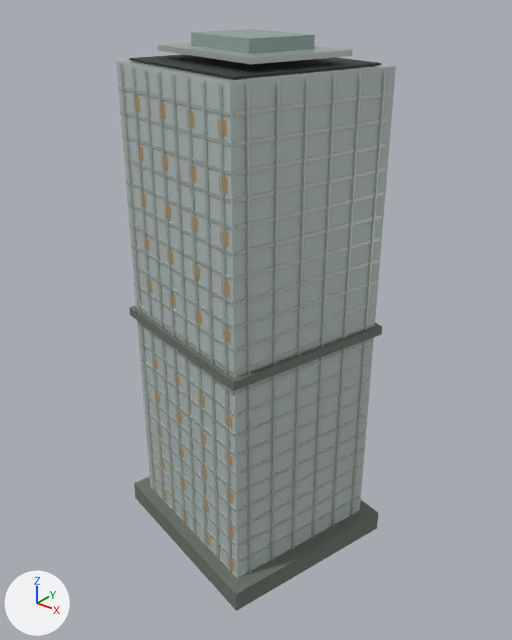
What one commit did to the Blender file landmarks/assets/bytedance-houhai.blend.
Before and after are seen from a 50 mm camera at (122.8, -151.7, 169.7) aimed at (1.6, -0.2, 75.7). The axes (+X, +Y, +Z) are drawn at lower left. The lights are the same throughout. The older version comes first.

Objects in the first picture: 'crown_box', 'crown_box.001', 'envelope', 'fins', 'floor_bands', 'night_windows', 'podium', 'refuge_belt', 'roof_deck'.
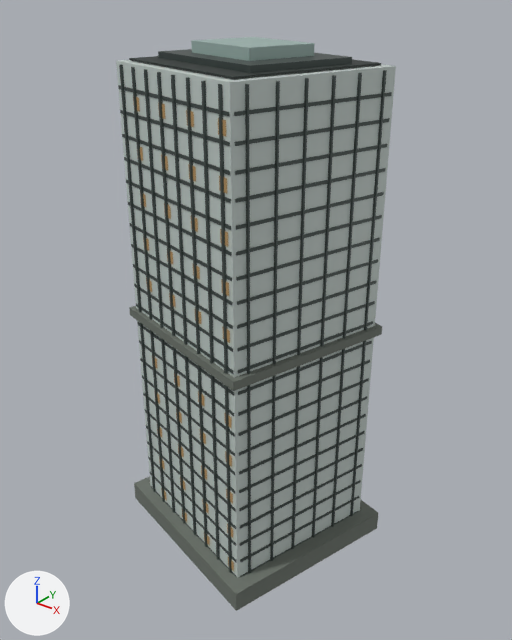
Location of each change, (x1, y1, x2, y2) in pixels of the pictures (512 x 640 px):
```json
{"object": "fins", "change": "recoloured", "before": [119, 64, 387, 573], "after": [119, 64, 387, 573]}
{"object": "floor_bands", "change": "recoloured", "before": [118, 85, 392, 577], "after": [118, 85, 392, 577]}
{"object": "crown_box", "change": "recoloured, reshaped", "before": [158, 43, 353, 64], "after": [158, 49, 352, 73], "on screen": "14% taller"}
{"object": "crown_box.001", "change": "reshaped", "before": [191, 29, 315, 54], "after": [191, 37, 314, 61]}
{"part": 1, "of": "me_crown_box", "change": "rebuilt", "after": [158, 49, 352, 73], "on screen": "not visible before"}
{"part": 2, "of": "me_crown_box", "change": "deleted", "before": [158, 45, 250, 64]}
{"part": 3, "of": "me_crown_box", "change": "deleted", "before": [250, 50, 353, 64]}
{"part": 4, "of": "me_crown_box", "change": "deleted", "before": [163, 43, 348, 58]}
{"part": 5, "of": "me_crown_box_001", "change": "rebuilt", "after": [191, 37, 314, 61], "on screen": "not visible before"}
{"part": 6, "of": "me_crown_box_001", "change": "deleted", "before": [191, 32, 249, 53]}
{"part": 7, "of": "me_crown_box_001", "change": "deleted", "before": [249, 35, 315, 54]}
{"part": 8, "of": "me_crown_box_001", "change": "deleted", "before": [193, 29, 312, 39]}
```

The change, as JSON lines over the scene's bpy script:
```json
{"op": "set", "path": "mat_metal.base_color", "old": "(0.665, 0.723, 0.672)", "new": "(0.0685, 0.0908, 0.0844)", "note": "light grey #d5ddd6 -> dark grey #4a5552"}
{"block": "me_crown_box", "where": "# used by ob_crown_box; location = (0.0, 0.0, 0.0)"}
{"op": "remove", "block": "me_crown_box", "code": "me_crown_box.from_pydata(...)  # 24 vertices, 6 faces; spans x -24.2..24.1, y -20.5..20.5, z 151.7..153.1"}
{"op": "add", "block": "me_crown_box", "code": "me_crown_box.from_pydata(...)  # 8 vertices, 6 faces; spans x -24.2..24.1, y -20.5..20.5, z 149.9..151.4"}
{"block": "me_crown_box", "change": "me_crown_box part 1: the loose piece of 4 vertices spanning x -24.2..24.1, y -20.5..20.5, z 151.7 is rebuilt with 8 vertices and now spans x -24.2..24.1, y -20.5..20.5, z 149.9..151.4"}
{"block": "me_crown_box", "change": "me_crown_box part 2: the loose piece of 4 vertices spanning x -24.2..16.2, y -20.5..-9.9, z 151.7..153.1 is deleted"}
{"block": "me_crown_box", "change": "me_crown_box part 3: the loose piece of 4 vertices spanning x 16.2..24.1, y -20.5..9.9, z 151.7..153.1 is deleted"}
{"block": "me_crown_box", "change": "me_crown_box part 4: the loose piece of 4 vertices spanning x -24.2..24.1, y -20.5..20.5, z 153.1 is deleted"}
{"block": "me_crown_box", "change": "other edits to the shape of me_crown_box do not show in these pictures"}
{"block": "me_crown_box_001", "where": "# used by ob_crown_box_001; location = (0.0, 0.0, 0.0)"}
{"op": "remove", "block": "me_crown_box_001", "code": "me_crown_box_001.from_pydata(...)  # 24 vertices, 6 faces; spans x -15.0..15.0, y -13.1..13.1, z 152.8..156.4"}
{"op": "add", "block": "me_crown_box_001", "code": "me_crown_box_001.from_pydata(...)  # 8 vertices, 6 faces; spans x -15.0..15.0, y -13.1..13.1, z 151.2..154.4"}
{"block": "me_crown_box_001", "change": "me_crown_box_001 part 5: the loose piece of 4 vertices spanning x -15.0..15.0, y -13.1..13.1, z 152.8 is rebuilt with 8 vertices and now spans x -15.0..15.0, y -13.1..13.1, z 151.2..154.4"}
{"block": "me_crown_box_001", "change": "me_crown_box_001 part 6: the loose piece of 4 vertices spanning x -15.0..9.8, y -13.1..-6.6, z 152.8..156.4 is deleted"}
{"block": "me_crown_box_001", "change": "me_crown_box_001 part 7: the loose piece of 4 vertices spanning x 9.8..15.0, y -13.1..6.6, z 152.8..156.4 is deleted"}
{"block": "me_crown_box_001", "change": "me_crown_box_001 part 8: the loose piece of 4 vertices spanning x -15.0..15.0, y -13.1..13.1, z 156.4 is deleted"}
{"block": "me_crown_box_001", "change": "other edits to the shape of me_crown_box_001 do not show in these pictures"}
```
